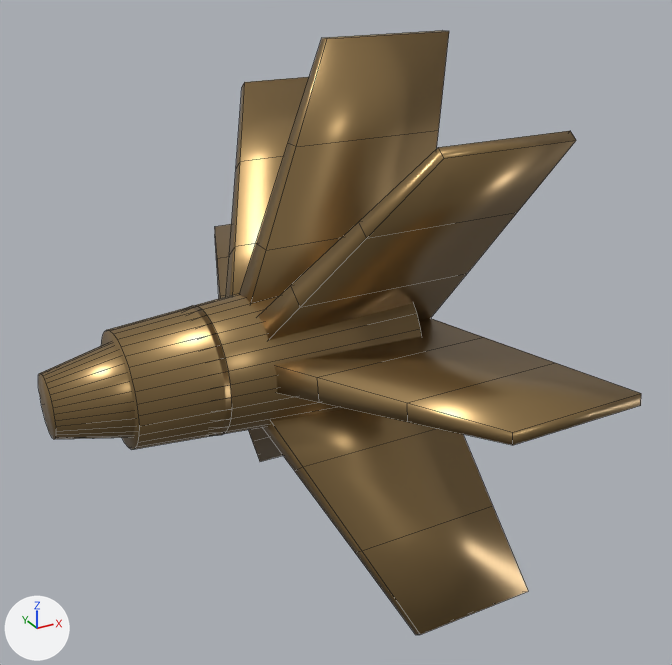
The FBX model SilentDepth_Assets/Submarines/SSN/USA/Los_Angeles/FBX/US_SSN_LosAngeles_PROPULSOR_01.fbx as it was, and as the next commit left it.
Before and after are seen from a camera (50 mm lens) standing at (-1.78, -4.08, 2.09) and looking at (0.35, -0.2, 0.15). The axes (+X, +Y, +Z) are drawn at lower left. The lights are the same throughout. The first picture is the older version. Mesh edges are drawn as thin lines.

The first picture shows 'US_SSN_LosAngeles_PROPULSOR_01'.
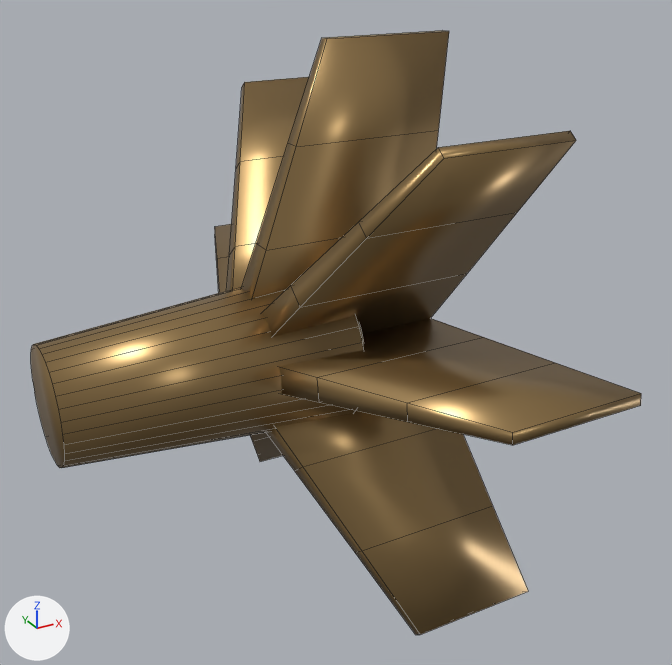
The newer file is also turned or shifted as a whole; pictures and numbers use the older file's frame.

Edits to the scene script, one JSON object a line:
```json
{"block": "me_propellerblade_0_002", "where": "me_propellerblade_0_002.from_pydata(...)  # 240 vertices, 166 faces; spans x -1.1..1.1, y -1.58..1.58, z -1.27..1.59"}
{"block": "me_propellerblade_0_002", "where": "# used by ob_us_ssn_losangeles_propulsor_01; location = (0.0, 0.0, 0.0)"}
{"block": "me_propellerblade_0_002", "change": "me_propellerblade_0_002 part 1: the loose piece of 64 vertices spanning x -0.75..0.75, y -0.42..0.42, z -0.42..0.42 is moved by (-0.35, 0.0, 0.0)"}
{"block": "me_propellerblade_0_002", "change": "me_propellerblade_0_002 part 2: the loose piece of 64 vertices spanning x -1.1..-0.3, y -0.34..0.34, z -0.34..0.34 is moved by (0.75, 0.0, 0.0)"}
```

Pixel boxes (x1, y1, x2, y2) of what changed, in the pictures (672 x 665 px; the box of a moved part takes in the faces that stretch with it):
```json
{"object": "US_SSN_LosAngeles_PROPULSOR_01", "change": "reshaped", "before": [38, 30, 641, 635], "after": [31, 30, 641, 635]}
{"part": 1, "of": "me_propellerblade_0_002", "change": "moved or reshaped", "before": [101, 293, 421, 449], "after": [31, 287, 363, 468]}
{"part": 2, "of": "me_propellerblade_0_002", "change": "moved or reshaped", "before": [38, 305, 232, 439], "after": [358, 322, 364, 343], "on screen": "mostly hidden afterwards"}
```
